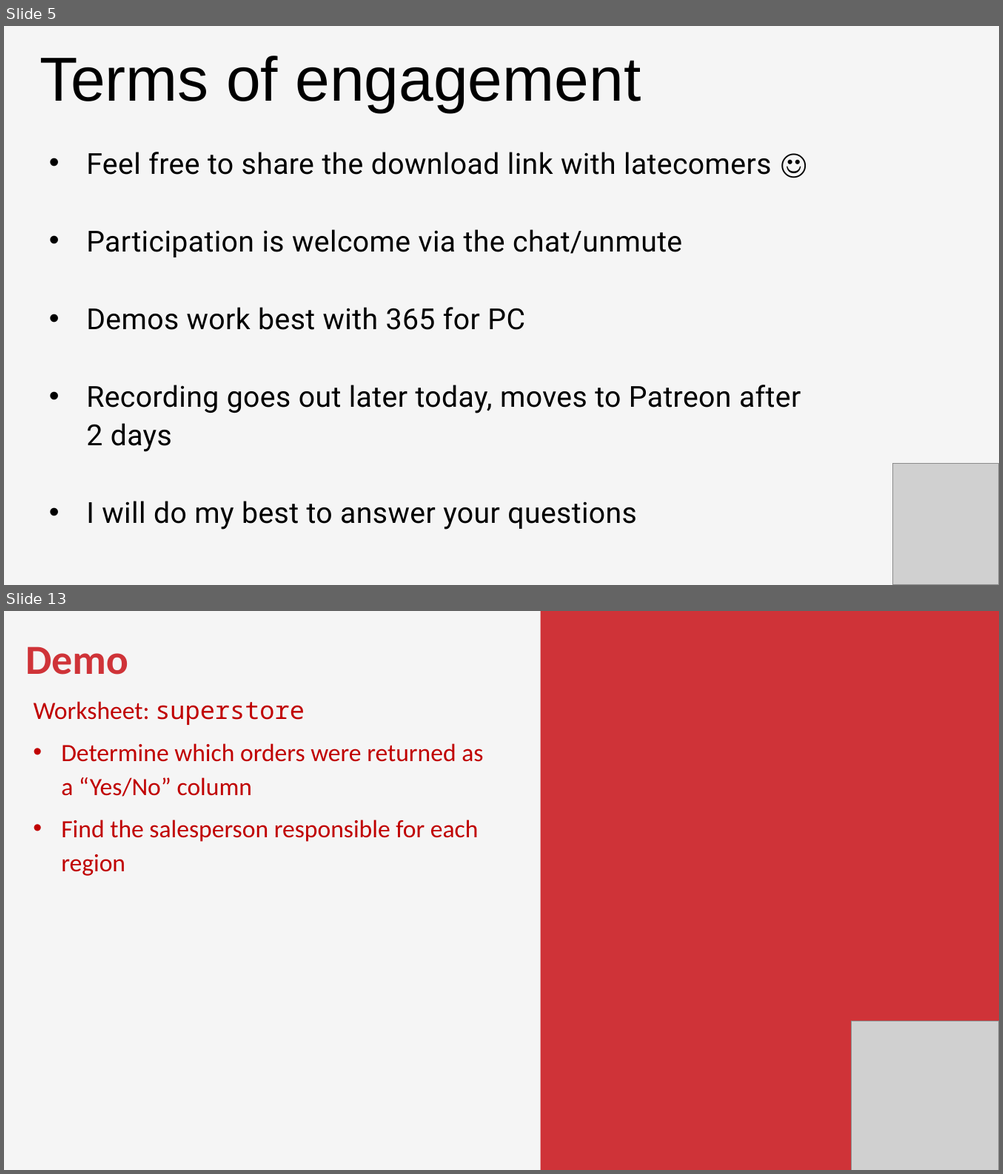
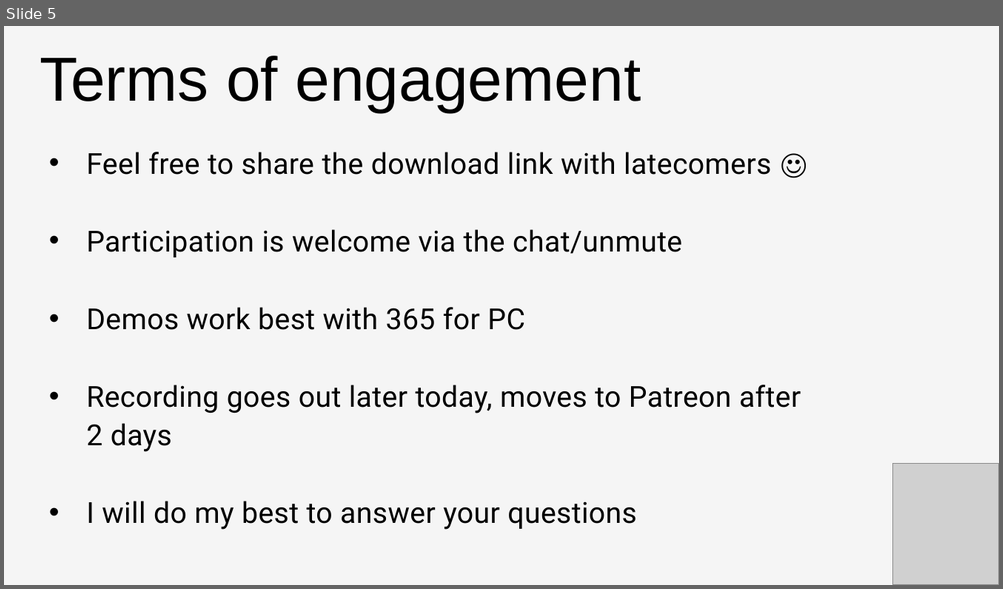
Before and after one commit to stringfestdata/first-steps-pivot-tables-excel, a slide deck: intro-pivot-tables-slides.pptx. Shown one above the other, each under a label of ours: slides 5 and 13 before the commit, slide 5 after it; the slides between them are not shown. The pictures are 1003x1174 and 1003x589 pixels, drawn with LibreOffice and Linux fonts; fonts in the diff are those of the drawing; grey boxes stand for pictures. Boxes give left, top, right and bottom in pixels: in the first picture for what was removed or moved away, otherwise in the second. Text is boxed around its words. In the diff, an @@ line names an element or a change of style, - is before the commit and + after.

```diff
--- a/intro-pivot-tables-slides.pptx
+++ b/intro-pivot-tables-slides.pptx
@@ slide 13 removed at [4,611,999,1170], background #F5F5F5 @@
@@ rectangle removed at [540,611,999,1170] @@
@@ text removed at [25,647,483,876] @@
-Demo
-Worksheet: superstore
-• Determine which orders were returned as a “Yes/No” column
-• Find the salesperson responsible for each region
@@ picture removed at [851,1022,999,1170] @@
```
Also in this commit, not shown: 1 slide changed, 9 slides added, 7 other slides removed, 23 other files.
